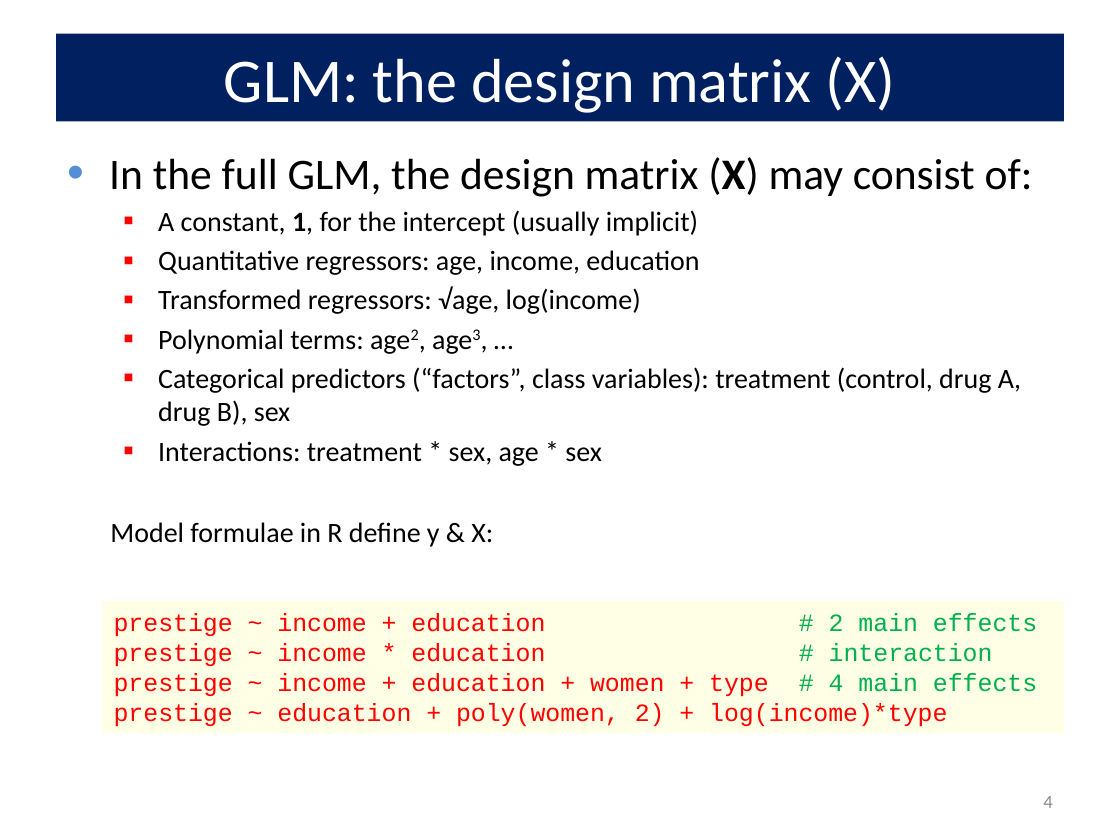
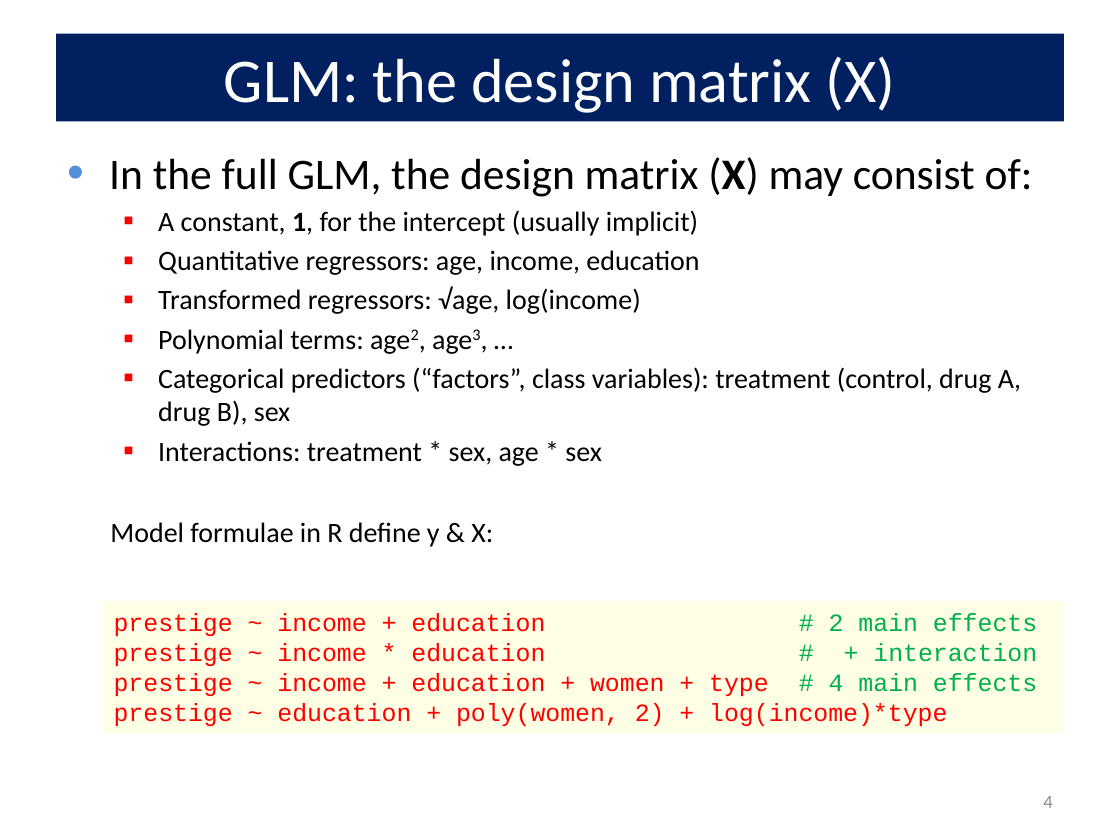
Before and after one commit to friendly/VisMLM-course, a slide deck: slide 4 of docs/lectures/lecture2.pptx. Drawn at 1120x840 pixels with LibreOffice and Linux fonts; fonts in the diff are those of the drawing. Boxes give left, top, right and bottom in pixels: in the first picture for what was removed or moved away, otherwise in the second. Text is boxed around its words. In the diff, an @@ line names an element or a change of style, - is before the commit and + after.

```diff
--- a/docs/lectures/lecture2.pptx
+++ b/docs/lectures/lecture2.pptx
@@ text in rectangle at box(114, 643, 1037, 666): text changed @@
-prestige ~ income * education # interaction
+prestige ~ income * education # + interaction
```
Also in this commit, not shown: 4 other slides changed, 5 slides added, 52 other files.
